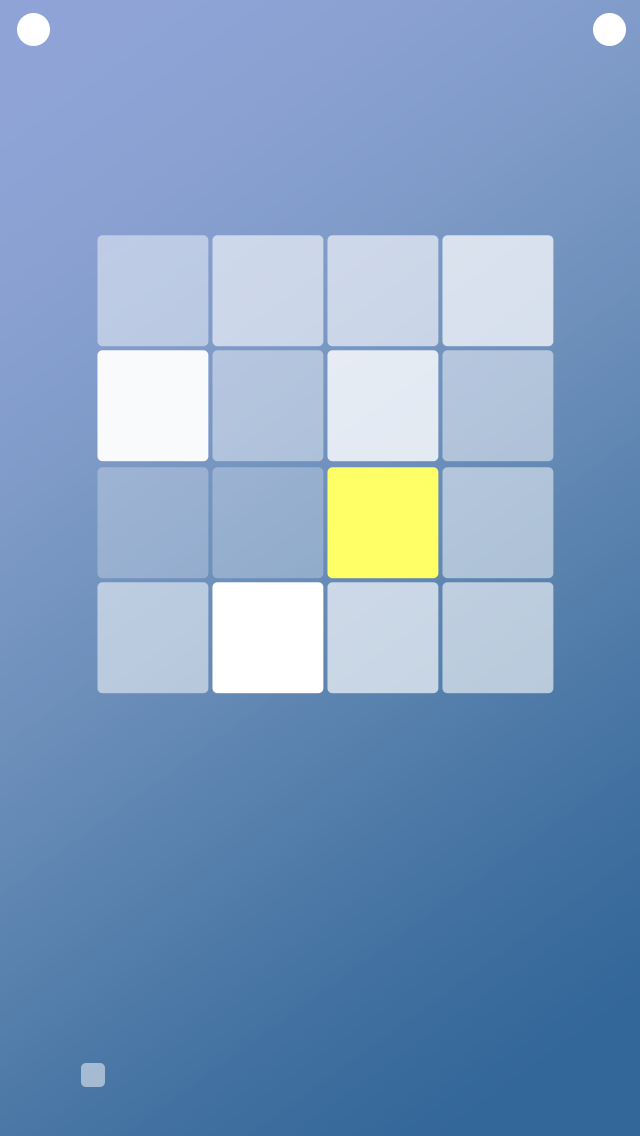
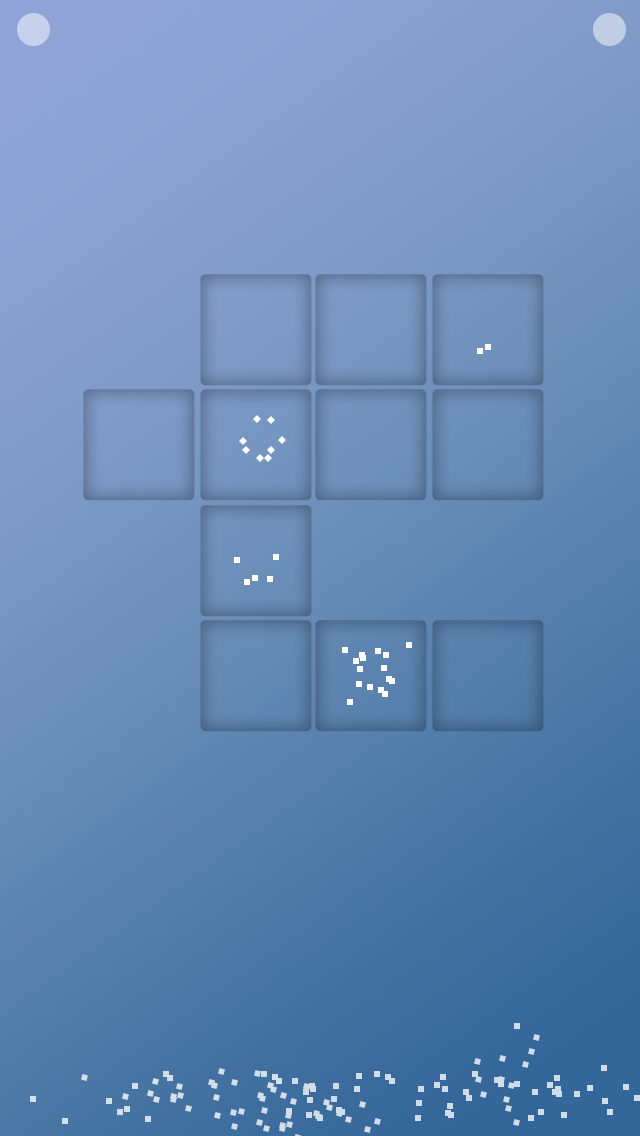
Before/after of a 640 x 1136 layered artwork. What changed in the layer stack:
added group "Example 2 (Center)" with 85 layers in group "Plot" over [83, 274, 544, 732]
added group "Qubits copy 4" with 16 layers in group "Example 2 (Center)" over [461, 295, 524, 365]
added group "Qubits copy 5" with 16 layers in group "Example 2 (Center)" over [215, 411, 306, 478]
added layer "Rectangle 1 copy 15" (2nd of 5, in "Plot" › "Example 2 (Center)" › "Qubits copy 5") in group "Qubits copy 5" over [242, 446, 250, 454]
added group "Qubits copy 3" with 16 layers in group "Example 2 (Center)" over [228, 526, 291, 596]
added group "Qubits" with 16 layers in group "Example 2 (Center)" over [342, 642, 412, 705]
added group "Patches" (1st of 2, in "Plot" › "Example 2 (Center)") with 16 layers in group "Example 2 (Center)" over [83, 274, 544, 732]
added layer "Qubit copy 58" (48%) in group "Patches" over [83, 389, 195, 501]
added layer "Qubit copy 57" (48%) in group "Patches" over [200, 389, 312, 501]
added layer "Qubit copy 55" (48%) in group "Patches" over [200, 274, 312, 386]
added layer "Qubit copy 54" (48%) in group "Patches" over [315, 389, 427, 501]
added layer "Qubit copy 53" (48%) in group "Patches" over [432, 389, 544, 501]
added layer "Qubit copy 52" (48%) in group "Patches" over [315, 274, 427, 386]
added layer "Qubit copy 51" (48%) in group "Patches" over [432, 274, 544, 386]
added layer "Qubit copy 49" (48%) in group "Patches" over [200, 620, 312, 732]
added layer "Qubit copy 47" (48%) in group "Patches" over [200, 505, 312, 617]
added layer "Qubit copy 46" (48%) in group "Patches" over [315, 620, 427, 732]
added layer "Qubit copy 45" (48%) in group "Patches" over [432, 620, 544, 732]
hid group "Example 1 (Center)" (53 layers) over [93, 235, 554, 732]
removed layer "Rounded Rectangle 1" (was 50%) over [81, 1063, 105, 1087]
added group "Captured Qubits" (77%) with 128 layers in group "Harvester" over [30, 1023, 640, 1136]
…and 146 more changes (146 added)
